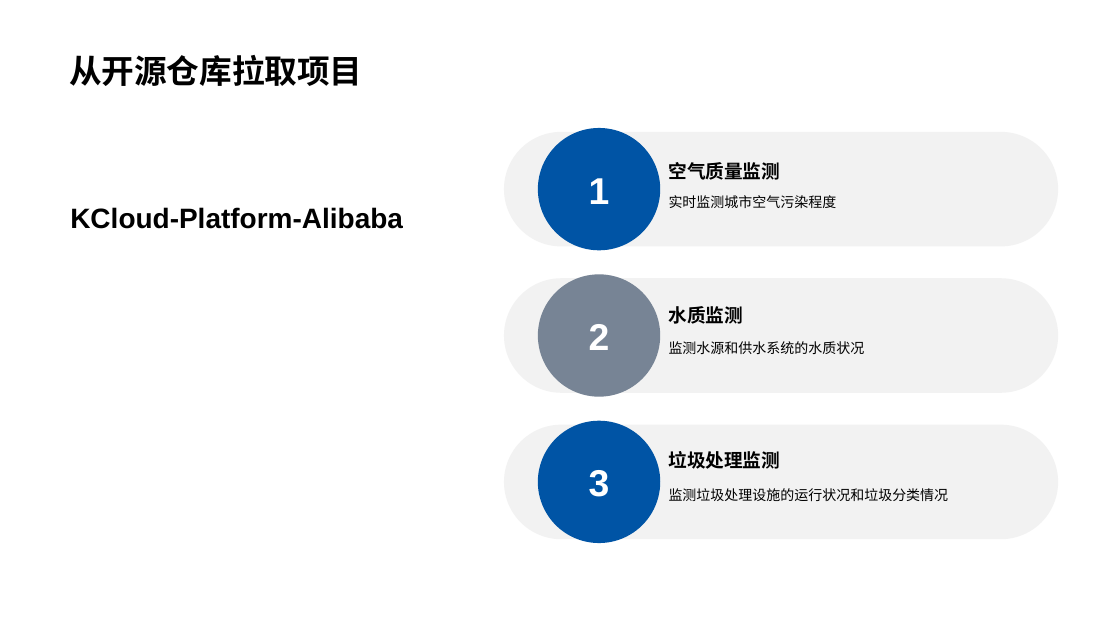
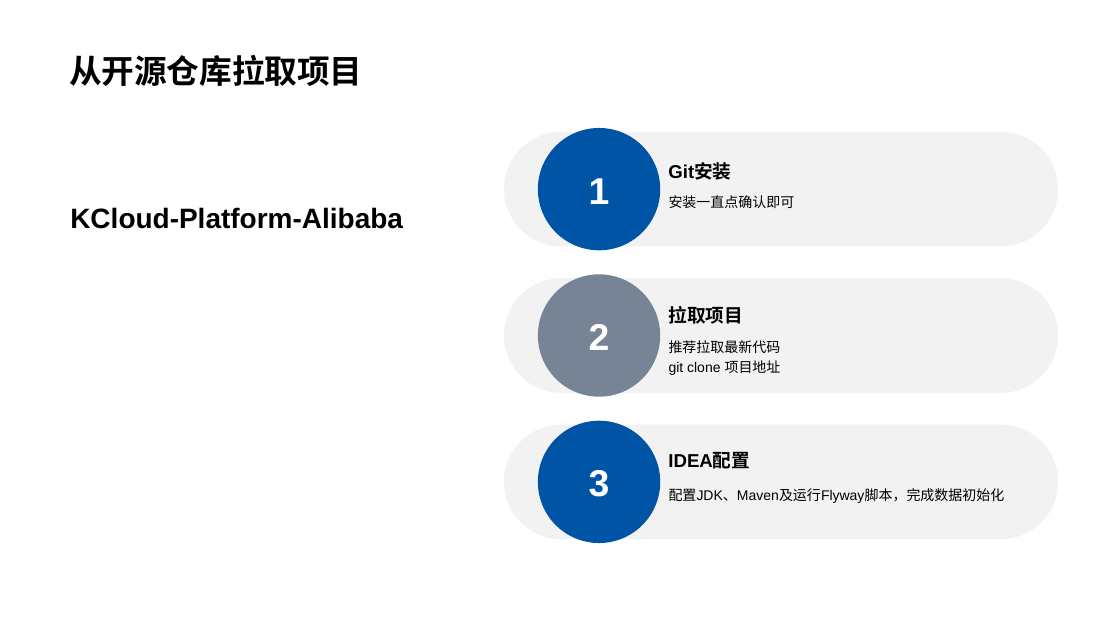
Before and after one commit to KouShenhai/KCloud-Platform-IoT, a slide deck: slide 6 of 老寇云平台-项目运行讲解.pptx. Drawn at 1120x630 pixels with LibreOffice and Linux fonts; fonts in the diff are those of the drawing; background and template pictures are left out. Boxes give left, top, right and bottom in pixels: in the first picture for what was removed or moved away, otherwise in the second. Text is boxed around its words. In the diff, an @@ line names an element or a change of style, - is before the commit and + after.

```diff
--- a/老寇云平台-项目运行讲解.pptx
+++ b/老寇云平台-项目运行讲解.pptx
@@ text at (668, 163, 731, 180): text changed @@
-空气质量监测
+Git安装
@@ text at (669, 195, 795, 208): text changed @@
-实时监测城市空气污染程度
+安装一直点确认即可
@@ text at (668, 306, 742, 324): text changed @@
-水质监测
+拉取项目
@@ text at (669, 340, 781, 375): text changed @@
-监测水源和供水系统的水质状况
+推荐拉取最新代码
+git clone 项目地址
@@ text at (668, 453, 750, 472): text changed @@
-垃圾处理监测
+IDEA配置
@@ text at (669, 488, 1005, 503): text changed @@
-监测垃圾处理设施的运行状况和垃圾分类情况
+配置JDK、Maven及运行Flyway脚本，完成数据初始化
```
Also in this commit, not shown: 5 other slides changed, 5 slides added, 9 slides removed, 2 other files.
